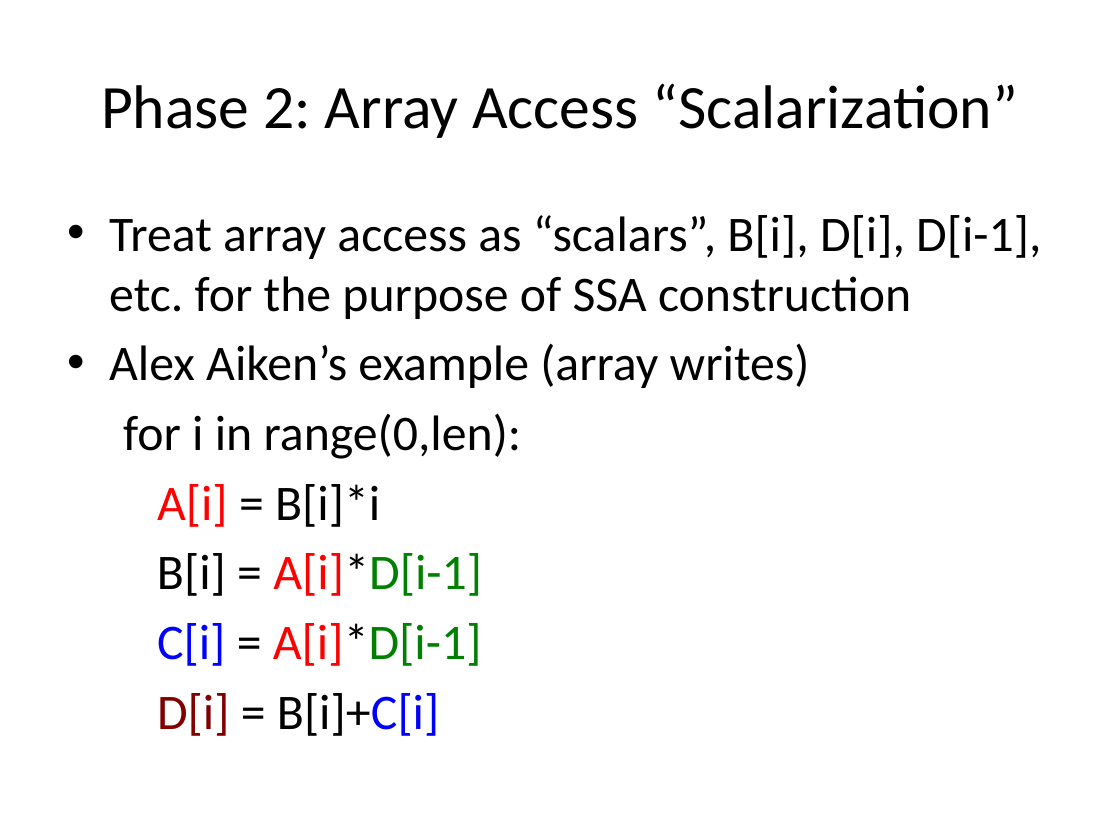
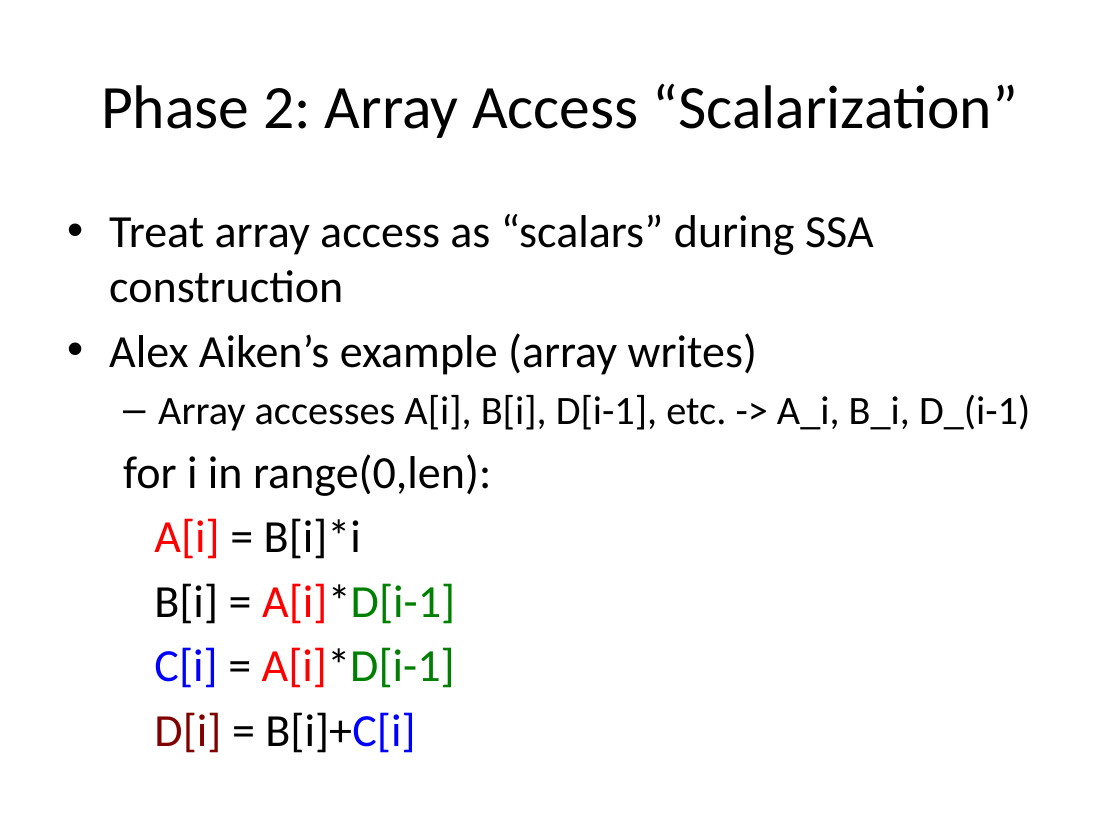
Before and after one commit to milana2/ParallelizationForMPC, a slide deck: slide 18 of MPC_Compiler_Misc_Notes.pptx (slide 13 before the commit). Drawn at 1120x840 pixels with LibreOffice and Linux fonts; fonts in the diff are those of the drawing. Boxes give left, top, right and bottom in pixels: in the first picture for what was removed or moved away, otherwise in the second. Text is boxed around its words. In the diff, an @@ line names an element or a change of style, - is before the commit and + after.

```diff
--- a/MPC_Compiler_Misc_Notes.pptx
+++ b/MPC_Compiler_Misc_Notes.pptx
@@ text at bbox=[109, 214, 874, 303]: text changed; size 32 to 29.6 pt @@
-• Treat array access as “scalars”, B[i], D[i], D[i-1], etc. for the purpose of SSA construction
+• Treat array access as “scalars” during SSA construction
@@ text at bbox=[109, 333, 757, 753]: size 32 to 29.6 pt in "Alex Aiken’s example (array writes)", "for i in range(0,len):", "A[i] = B[i]*i", "B[i] = A[i]*D[i-1]" and 2 more places @@
@@ text at bbox=[158, 394, 1030, 431]: paragraph added @@
+  – Array accesses A[i], B[i], D[i-1], etc. -> A_i, B_i, D_(i-1)
```
Also in this commit, not shown: 5 other slides changed, 7 slides added.
